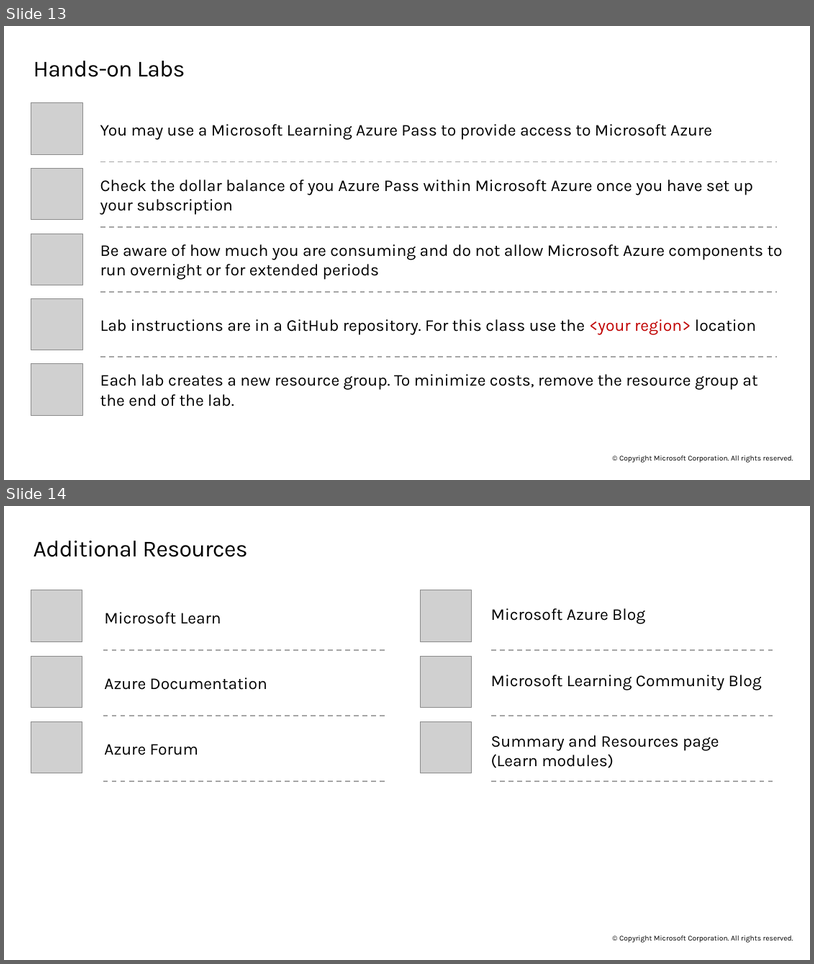
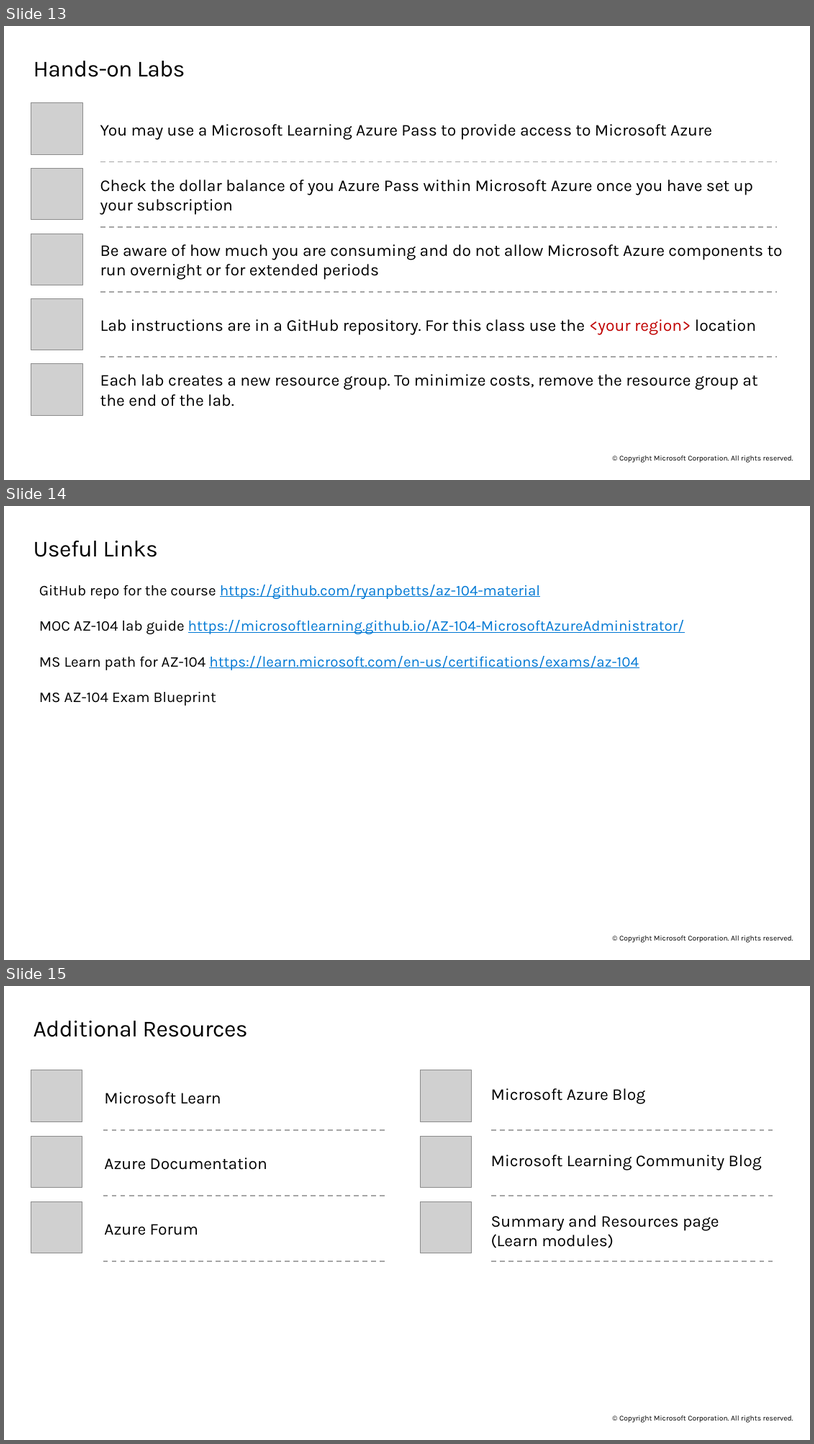
Before and after one commit to ryanpbetts/az-104-material, a slide deck: Slides/AZ-104T00A-ENU-PowerPoint_00 - done.pptx. Shown one above the other, each under a label of ours: slides 13 and 14 before the commit, slides 13, 14 and 15 after it. The pictures are 814x964 and 814x1444 pixels, drawn with LibreOffice and Linux fonts; fonts in the diff are those of the drawing; grey boxes stand for pictures. Boxes give left, top, right and bottom in pixels: in the first picture for what was removed or moved away, otherwise in the second. Text is boxed around its words. In the diff, an @@ line names an element or a change of style, - is before the commit and + after.

```diff
--- a/Slides/AZ-104T00A-ENU-PowerPoint_00 - done.pptx
+++ b/Slides/AZ-104T00A-ENU-PowerPoint_00 - done.pptx
@@ slide 14 added at bbox=[4, 506, 810, 960], background #FFFFFF; not listed: 1 template element that a slide beside it also shows @@
@@ title added at bbox=[34, 541, 158, 557], 28 pt, text #000000 @@
+Useful Links
@@ text added at bbox=[39, 584, 685, 705], 18 pt, text #0078D4, underline @@
+GitHub repo for the course https://github.com/ryanpbetts/az-104-material
+MOC AZ-104 lab guide https://microsoftlearning.github.io/AZ-104-MicrosoftAzureAdministrator/
+MS Learn path for AZ-104 https://learn.microsoft.com/en-us/certifications/exams/az-104
+MS AZ-104 Exam Blueprint
@@ what was slide 14 is now slide 15 @@
```
Also in this commit, not shown: 1 other file.
